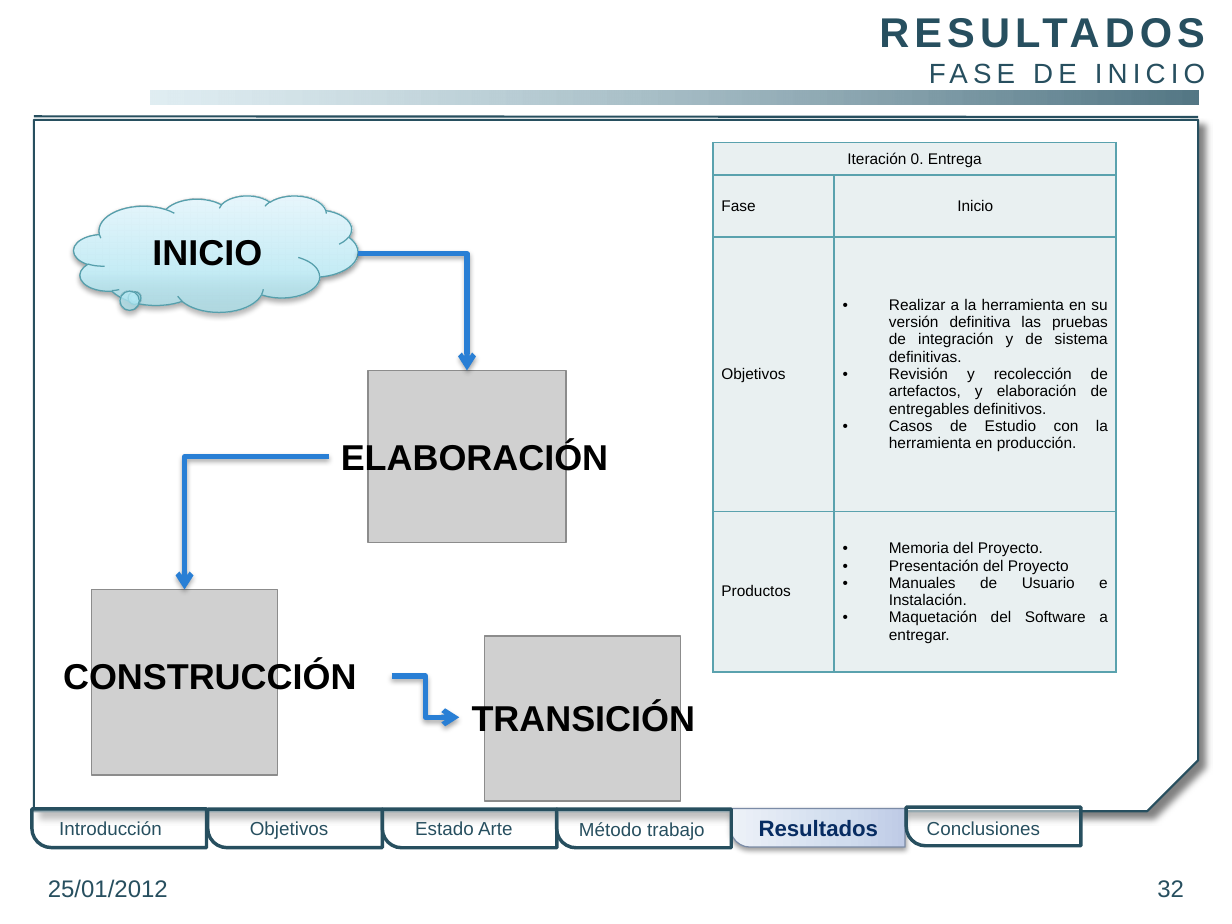
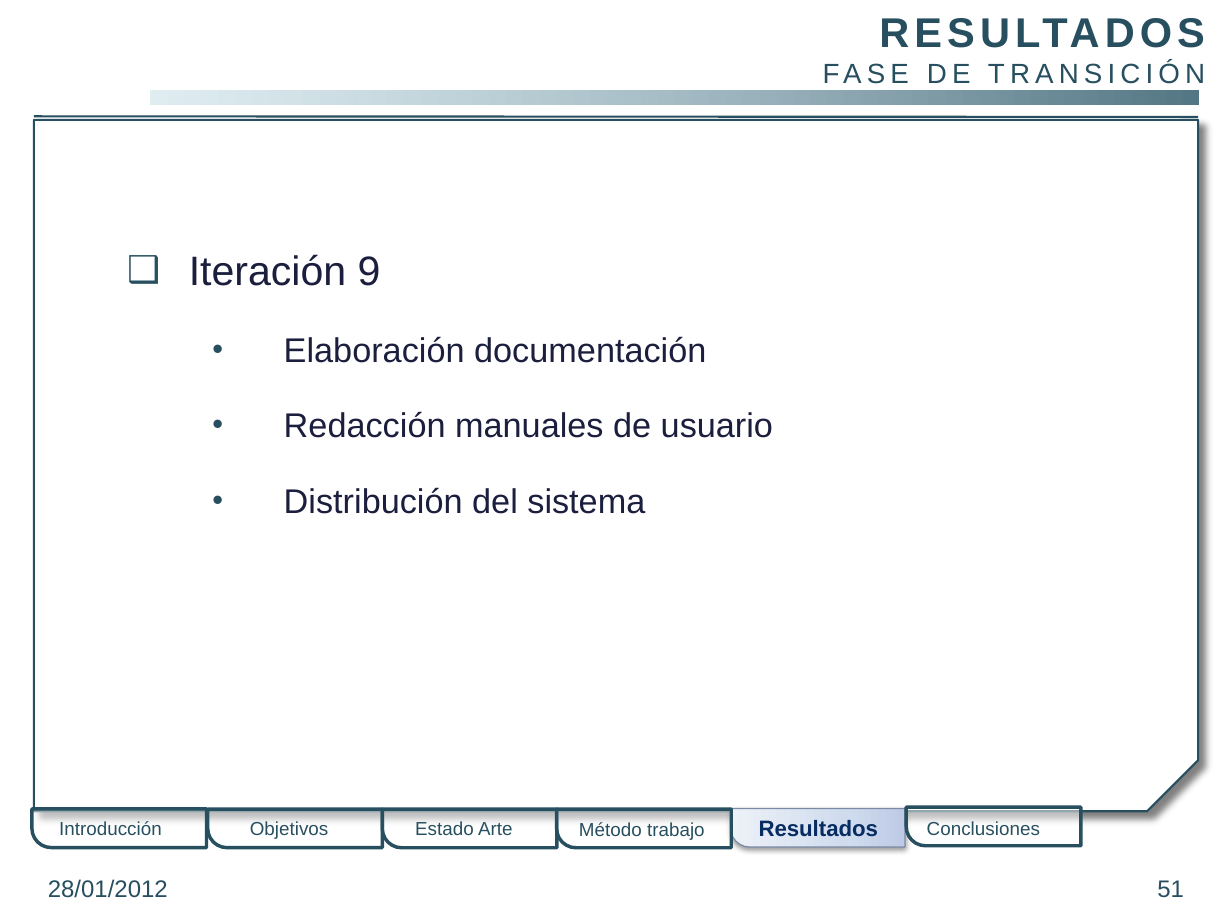
Before and after one commit to gangadhar001/repo-pfc, a slide deck: slide 51 of PFC/Presentacion/PresentacionPFC.pptx (slide 32 before the commit). Drawn at 1232x924 pixels with LibreOffice and Linux fonts; fonts in the diff are those of the drawing; grey boxes stand for pictures; background and template pictures are left out. Boxes give left, top, right and bottom in pixels: in the first picture for what was removed or moved away, otherwise in the second. Text is boxed around its words. In the diff, an @@ line names an element or a change of style, - is before the commit and + after.

```diff
--- a/PFC/Presentacion/PresentacionPFC.pptx
+++ b/PFC/Presentacion/PresentacionPFC.pptx
@@ table removed at (713,143,1116,673), 4 rows, 2 columns @@
-Iteración 0. Entrega | 
-Fase | Inicio
-Objetivos | Realizar a la herramienta en su versión definitiva las pruebas de integración y de sistema definitivas. / Revisión y recolección de artefactos, y elaboración de entregables definitivos. / Casos de Estudio con la herramienta en producción.
-Productos | Memoria del Proyecto. / Presentación del Proyecto / Manuales de Usuario e Instalación. / Maquetación del Software a entregar.
@@ thought cloud removed at (74,196,359,312) @@
@@ text removed at (152,240,262,266) @@
-INICIO
@@ text added at (189,254,773,514), 20 pt, text #1B1E3E @@
+❑ Iteración 9
+  • Elaboración documentación
+  • Redacción manuales de usuario
+  • Distribución del sistema
@@ elbow arrow removed from (357, 254) to (467, 371) @@
@@ picture removed at (368,371,567,543) @@
@@ text at (613,412,651,438): text changed @@
-FASE DE INICIO
+FASE DE TRANSICIÓN
@@ text removed at (341,442,608,477) @@
-ELABORACIÓN
@@ elbow arrow removed from (329, 457) to (185, 589) @@
@@ picture removed at (91,589,277,775) @@
@@ picture removed at (484,636,681,801) @@
@@ text removed at (63,661,356,696) @@
-CONSTRUCCIÓN
@@ elbow arrow removed from (392, 676) to (460, 717) @@
@@ text removed at (472,703,695,738) @@
-TRANSICIÓN
@@ text at (48,879,168,898): text changed @@
-25/01/2012
+28/01/2012
@@ page number at (1157,880,1184,898): text changed @@
-32
+51
```
Also in this commit, not shown: 31 other slides changed, 17 slides added.
